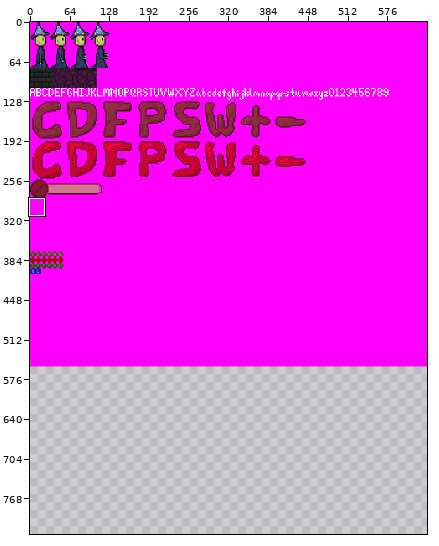
Sprite sheet -- assets/img/spritesheet.png. Above, an overview of the earlier version with the close-up marked.
Close-up. Earlier state:
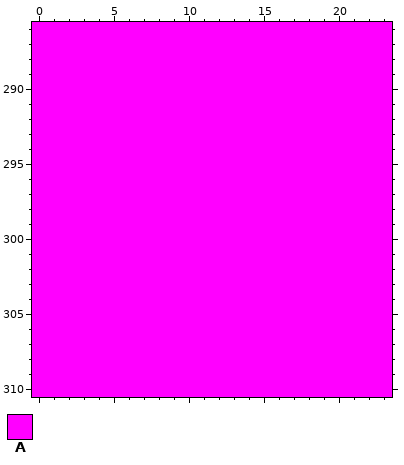
The file is 1280x1110 pixels, drawn in blocks of 2x2; one block is one cell here. Colours within 5 levels of each other are drawn and written as one. Shown: x 0..23, y 286..310. The old version is drawn lined up with the new one, on the new canvas. The commit also changed other parts of the picture, which this record leaves out.
Palette (. is transparent): A #ff00ff
Pixels before, first column x 0:
286 AAAAAAAAAAAAAAAAAAAAAAAA
287 AAAAAAAAAAAAAAAAAAAAAAAA
288 AAAAAAAAAAAAAAAAAAAAAAAA
289 AAAAAAAAAAAAAAAAAAAAAAAA
290 AAAAAAAAAAAAAAAAAAAAAAAA
291 AAAAAAAAAAAAAAAAAAAAAAAA
292 AAAAAAAAAAAAAAAAAAAAAAAA
293 AAAAAAAAAAAAAAAAAAAAAAAA
294 AAAAAAAAAAAAAAAAAAAAAAAA
295 AAAAAAAAAAAAAAAAAAAAAAAA
296 AAAAAAAAAAAAAAAAAAAAAAAA
297 AAAAAAAAAAAAAAAAAAAAAAAA
298 AAAAAAAAAAAAAAAAAAAAAAAA
299 AAAAAAAAAAAAAAAAAAAAAAAA
300 AAAAAAAAAAAAAAAAAAAAAAAA
301 AAAAAAAAAAAAAAAAAAAAAAAA
302 AAAAAAAAAAAAAAAAAAAAAAAA
303 AAAAAAAAAAAAAAAAAAAAAAAA
304 AAAAAAAAAAAAAAAAAAAAAAAA
305 AAAAAAAAAAAAAAAAAAAAAAAA
306 AAAAAAAAAAAAAAAAAAAAAAAA
307 AAAAAAAAAAAAAAAAAAAAAAAA
308 AAAAAAAAAAAAAAAAAAAAAAAA
309 AAAAAAAAAAAAAAAAAAAAAAAA
310 AAAAAAAAAAAAAAAAAAAAAAAA
Now the later version:
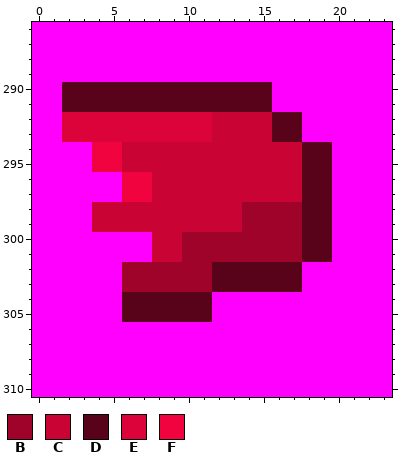
Colours new in this view: B #9f032a  C #c90334  D #580319  E #dc033b  F #f10340
Edits made:
{"change": "canvas 640x555 -> 640x825"}
{"y":290,"x":2,"old":"AAAAAAAAAAAAAA","new":"DDDDDDDDDDDDDD"}
{"y":291,"x":2,"old":"AAAAAAAAAAAAAA","new":"DDDDDDDDDDDDDD"}
{"y":292,"x":2,"old":"AAAAAAAAAAAAAAAA","new":"EEEEEEEEEECCCCDD"}
{"y":293,"x":2,"old":"AAAAAAAAAAAAAAAA","new":"EEEEEEEEEECCCCDD"}
{"y":294,"x":4,"old":"AAAAAAAAAAAAAAAA","new":"FFCCCCCCCCCCCCDD"}
{"y":295,"x":4,"old":"AAAAAAAAAAAAAAAA","new":"FFCCCCCCCCCCCCDD"}
{"y":296,"x":6,"old":"AAAAAAAAAAAAAA","new":"FFCCCCCCCCCCDD"}
{"y":297,"x":6,"old":"AAAAAAAAAAAAAA","new":"FFCCCCCCCCCCDD"}
{"y":298,"x":4,"old":"AAAAAAAAAAAAAAAA","new":"CCCCCCCCCCBBBBDD"}
{"y":299,"x":4,"old":"AAAAAAAAAAAAAAAA","new":"CCCCCCCCCCBBBBDD"}
{"y":300,"x":8,"old":"AAAAAAAAAAAA","new":"CCBBBBBBBBDD"}
{"y":301,"x":8,"old":"AAAAAAAAAAAA","new":"CCBBBBBBBBDD"}
{"y":302,"x":6,"old":"AAAAAAAAAAAA","new":"BBBBBBDDDDDD"}
{"y":303,"x":6,"old":"AAAAAAAAAAAA","new":"BBBBBBDDDDDD"}
{"y":304,"x":6,"old":"AAAAAA","new":"DDDDDD"}
{"y":305,"x":6,"old":"AAAAAA","new":"DDDDDD"}
{"label":"changed","picture_box":[62,82,332,322]}
